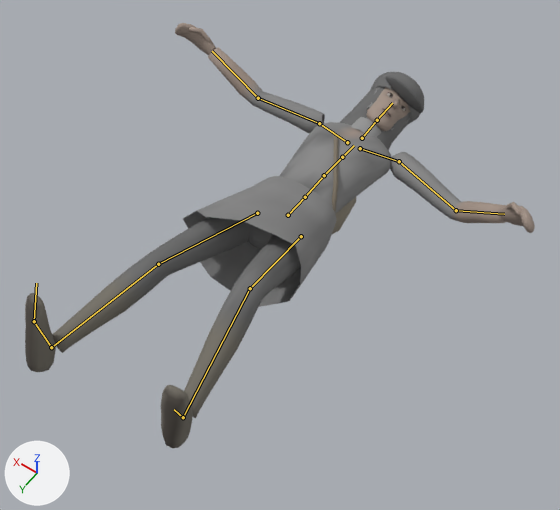
Before and after pictures for a commit that changed the glTF model assets/models/characters/skaa_man.glb.
Before and after are seen from a 50 mm camera at (-1.001, 1.132, 2.14) aimed at (-0.043, -0.21, 0.032). Lighting does not change. The marker at lower left points along +X, +Y and +Z. The first picture is the older version. Both versions are drawn at frame 31 of the action 'die'; the numbers are the values there. The bones that change, and the others that lie on the model, are drawn over the model as lines.

Names of what the first picture shows: 'G_cap', 'G_hood', 'G_sack', 'Skaa_man' and 1 more.
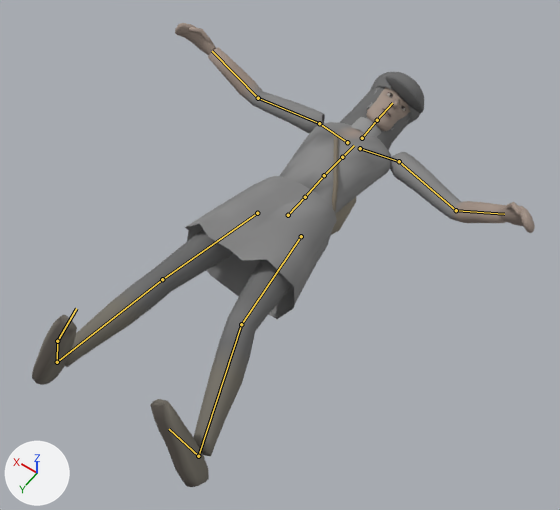
Changed parts and their boxes [x1, y1, x2, y2] in the pictures (560 x 510 px):
'Skaa_man', posed (9% taller): before [25, 23, 535, 448]; after [32, 23, 535, 487]
bone 'RightUpperLeg', root to tip: before (257, 213) to (158, 264); after (257, 213) to (162, 279)
bone 'RightLowerLeg', root to tip: before (158, 264) to (51, 347); after (162, 279) to (57, 362)
bone 'RightFoot', root to tip: before (51, 347) to (34, 321); after (57, 362) to (57, 341)
bone 'LeftUpperLeg', root to tip: before (301, 236) to (250, 288); after (301, 236) to (241, 324)
bone 'LeftLowerLeg', root to tip: before (250, 288) to (183, 417); after (241, 324) to (198, 456)
bone 'LeftFoot', root to tip: before (183, 417) to (174, 409); after (198, 456) to (169, 429)

The change, as a list of edits to the scene's bpy script:
```text
Change bone_rightupperleg:
    where bone_rightupperleg = bpy.data.objects['Armature'].pose.bones['RightUpperLeg']  # child of 'Hips'
    bone_rightupperleg.rotation_quaternion: (0.992, 0.07, 0.005, -0.104) -> (0.987, -0.02, -0.133, -0.085)  # degrees (8, 1, -12) -> degrees (-1, -15, -10)
Change bone_rightlowerleg:
    where bone_rightlowerleg = bpy.data.objects['Armature'].pose.bones['RightLowerLeg']  # child of 'RightUpperLeg'
    bone_rightlowerleg.rotation_quaternion: (0.994, -0.105, -0.001, 0.0) -> (0.999, -0.035, 0.0, 0.0)  # degrees (-12, 0, 0) -> degrees (-4, 0, 0)
Change bone_rightfoot:
    where bone_rightfoot = bpy.data.objects['Armature'].pose.bones['RightFoot']  # child of 'RightLowerLeg'
    bone_rightfoot.rotation_quaternion: (0.976, 0.216, 0.009, 0.004) -> (0.946, 0.325, 0.013, 0.007)  # degrees (25, 1, 1) -> degrees (38, 1, 1)
Change bone_leftupperleg:
    where bone_leftupperleg = bpy.data.objects['Armature'].pose.bones['LeftUpperLeg']  # child of 'Hips'
    bone_leftupperleg.rotation_quaternion: (0.975, 0.207, -0.016, 0.077) -> (0.951, 0.0, 0.3, 0.073)  # degrees (24, -4, 8) -> degrees (3, 35, 10)
Change bone_leftlowerleg:
    where bone_leftlowerleg = bpy.data.objects['Armature'].pose.bones['LeftLowerLeg']  # child of 'LeftUpperLeg'
    bone_leftlowerleg.rotation_quaternion: (0.94, -0.342, 0.003, 0.0) -> (0.992, -0.122, 0.001, 0.0)  # degrees (-40, 0, 0) -> degrees (-14, 0, 0)
Change bone_leftfoot:
    where bone_leftfoot = bpy.data.objects['Armature'].pose.bones['LeftFoot']  # child of 'LeftLowerLeg'
    bone_leftfoot.rotation_quaternion: (0.976, 0.216, -0.009, -0.004) -> (0.956, 0.292, -0.012, -0.006)  # degrees (25, -1, -1) -> degrees (34, -1, -1)
```
